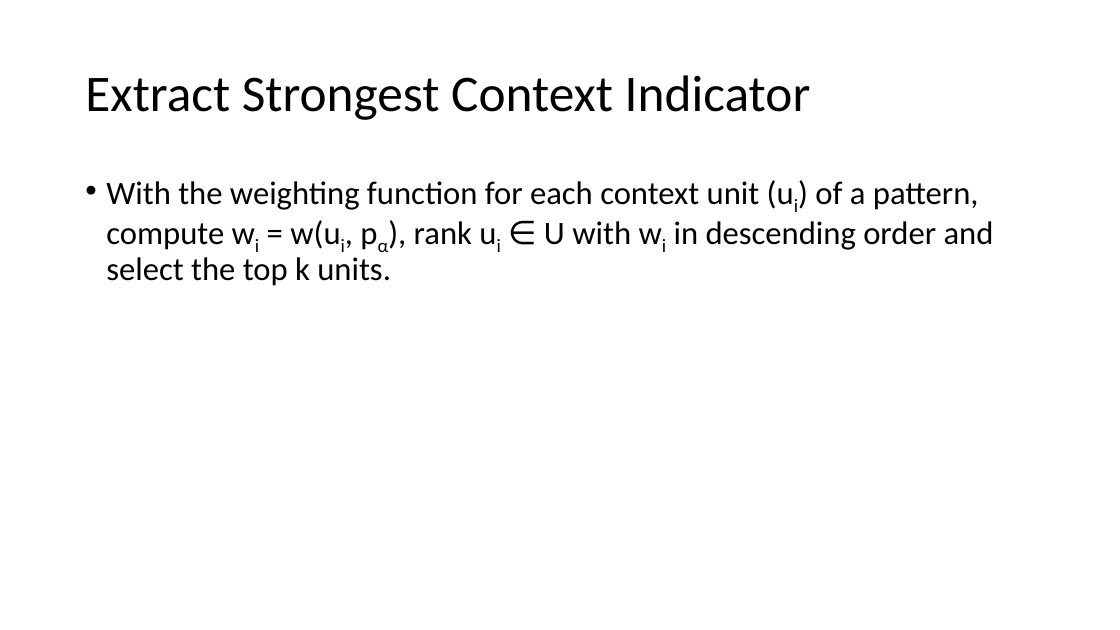
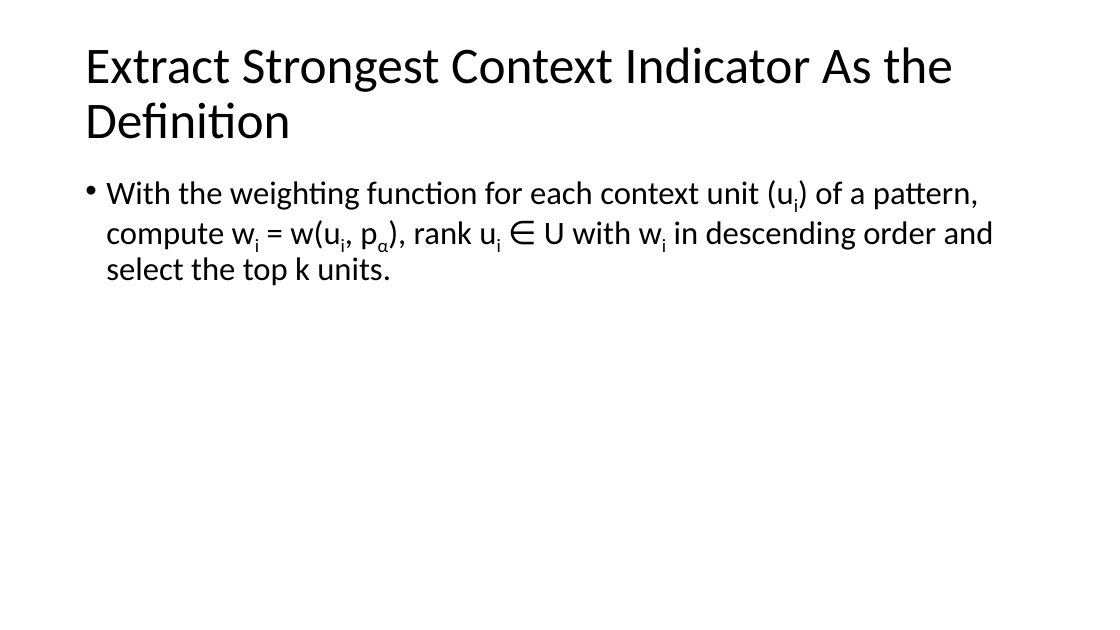
Before and after one commit to bearnomore/CourseProject, a slide deck: slide 15 of Guidance of Reproducing the paper.pptx (slide 17 before the commit). Drawn at 1120x630 pixels with LibreOffice and Linux fonts; fonts in the diff are those of the drawing. Boxes give left, top, right and bottom in pixels: in the first picture for what was removed or moved away, otherwise in the second. Text is boxed around its words. In the diff, an @@ line names an element or a change of style, - is before the commit and + after.

```diff
--- a/Guidance of Reproducing the paper.pptx
+++ b/Guidance of Reproducing the paper.pptx
@@ title at (85,47,953,139): text changed @@
-Extract Strongest Context Indicator
+Extract Strongest Context Indicator As the Definition
```
Also in this commit, not shown: 2 other slides changed, 41 other files.
